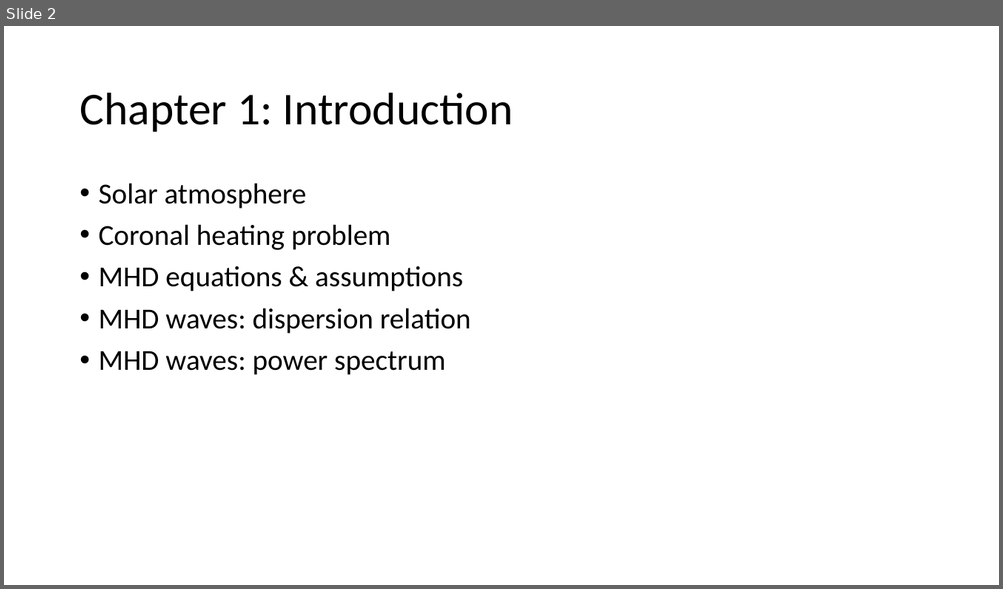
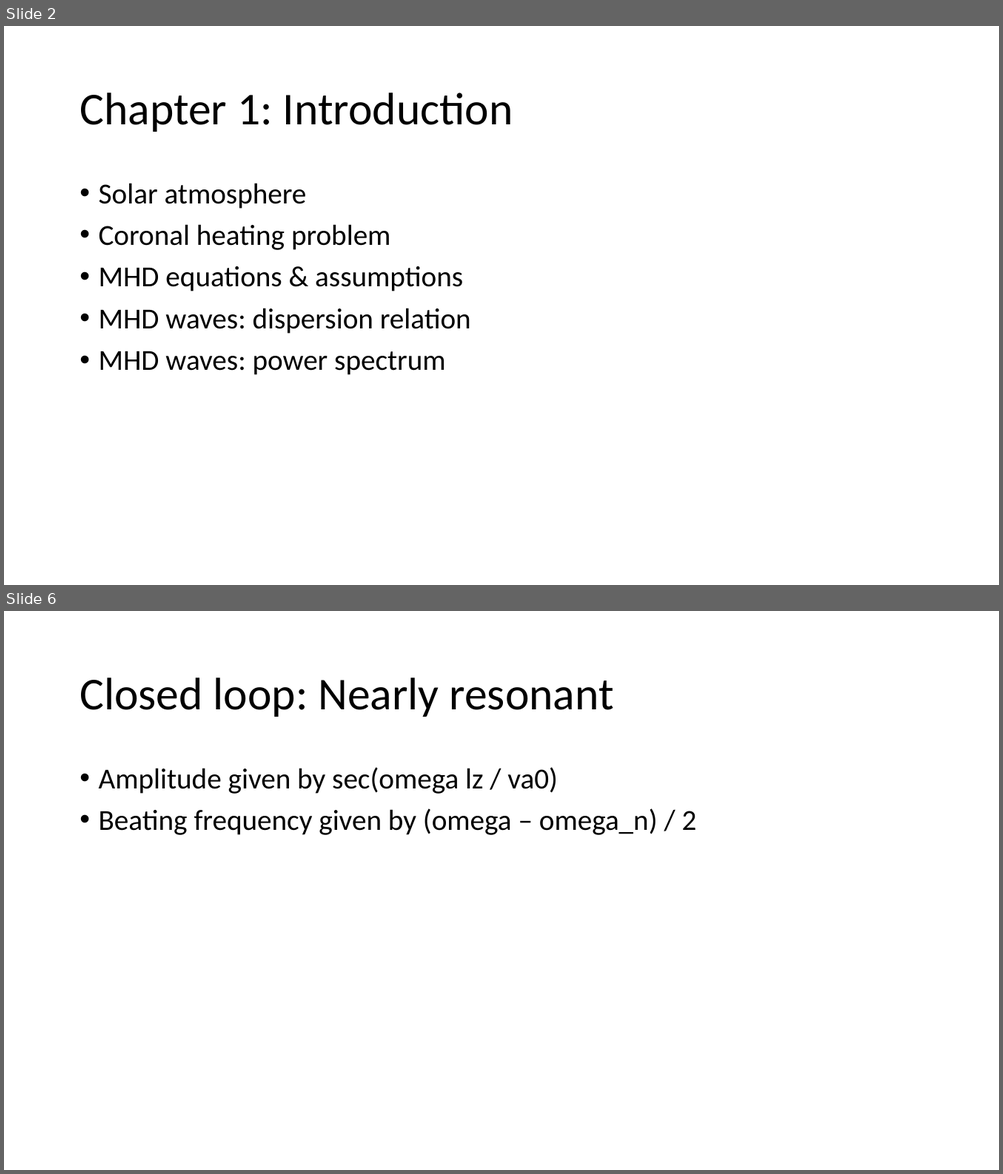
Before and after one commit to aleksyprok/apkp_thesis, a slide deck: Presentation/thesis_overview.pptx. Shown one above the other, each under a label of ours: slide 2 before the commit, slides 2 and 6 after it; the slides between them are not shown. The pictures are 1003x589 and 1003x1174 pixels, drawn with LibreOffice and Linux fonts; fonts in the diff are those of the drawing. Boxes give left, top, right and bottom in pixels: in the first picture for what was removed or moved away, otherwise in the second. Text is boxed around its words. In the diff, an @@ line names an element or a change of style, - is before the commit and + after.

```diff
--- a/Presentation/thesis_overview.pptx
+++ b/Presentation/thesis_overview.pptx
@@ slide 6 added at (4, 611, 999, 1170), background #FFFFFF @@
@@ title added at (79, 678, 614, 717), 44 pt, text #000000 @@
+Closed loop: Nearly resonant
@@ text added at (99, 767, 697, 835), 28 pt, text #000000 @@
+• Amplitude given by sec(omega lz / va0)
+• Beating frequency given by (omega – omega_n) / 2
```
Also in this commit, not shown: 1 slide changed, 4 other slides added.
